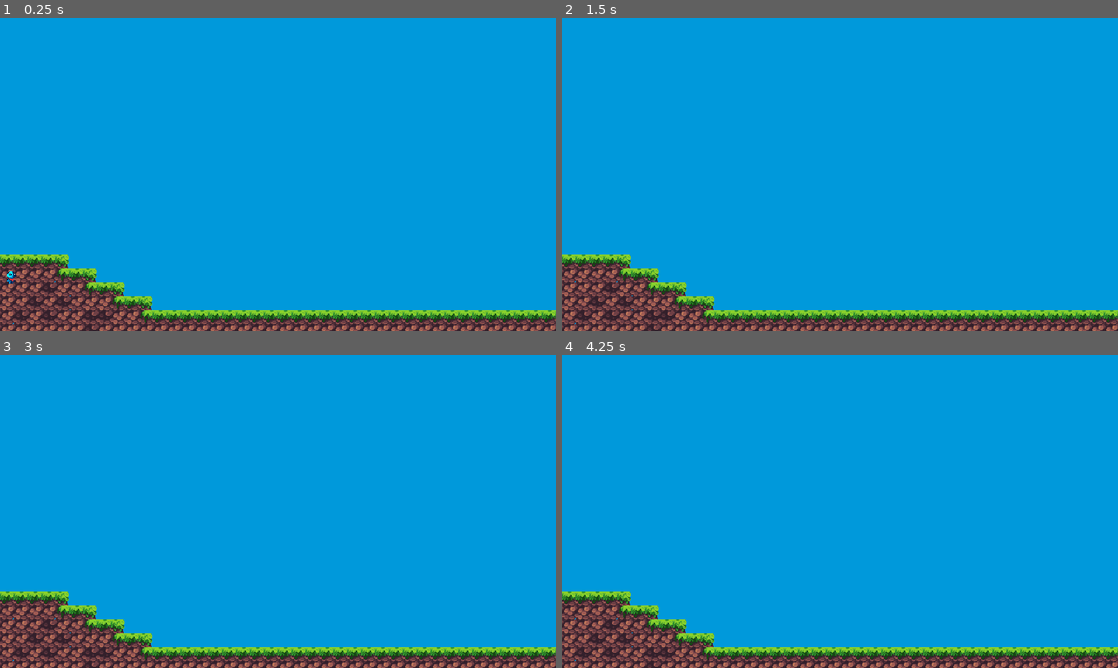
Above: before the commit, frames 1-4 (two rows, left to right).
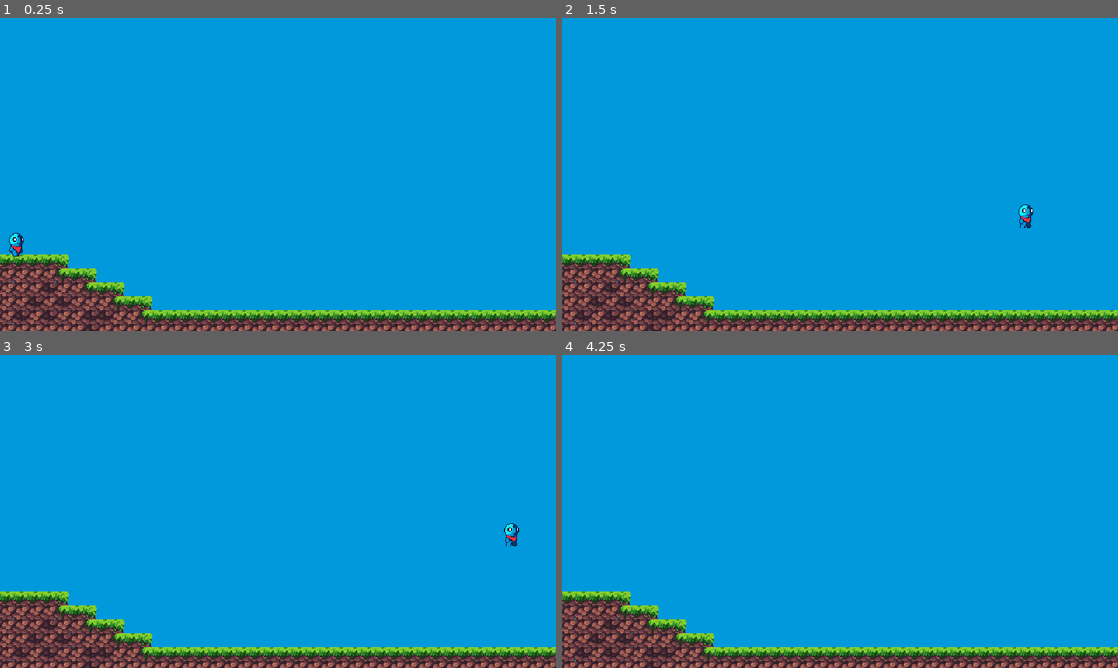
Above: after the commit, the same moments.

Repository: Adamvgren/GYARB
Game: Godot game, scene res://map.tscn
Two runs of this game, one before a commit and one after it. Both use one fixed random seed, a clock stepped at 60 frames per second and the inputs below.
Inputs:
- Up to frame 1 (0.25 s): no input
- Up to frame 2 (1.5 s): tap Enter (ui_accept) at 0.5, 0.6, 0.77, 1.07, 1.35 s; hold Right (ui_right) from 0.53 s (still down)
- Up to frame 3 (3 s): tap Enter (ui_accept) at 1.52, 1.82, 2, 2.1, 2.75, 2.85 s; release Right (ui_right) at 2.03 s; hold Left (ui_left) 2.03-2.78 s; hold Right (ui_right) from 2.78 s (still down)
- Up to frame 4 (4.25 s): keep holding Right (ui_right); tap Enter (ui_accept) at 3.02, 3.32, 3.5, 3.6, 3.77, 4.07 s

The runs differ from the first frame. In frame 1, 0.2% of the frame differs, in the area x 1-5%, y 68-85%; in frame 2, 0.1%; in frame 3, 0.1%; in frame 4, nothing differs.

Commit message:
Finished movement started on animations and statemachine. Fixed collisions

Diff:
--- a/character_body_2d.gd
+++ b/character_body_2d.gd
@@ -1,26 +1,79 @@
+extends CharacterBody2D
+
+@onready var sprite = $AnimatedSprite2D
+@onready var MAX_SPEED = 300
+@onready var GRAVITY = 1000
+@onready var ACC = 1500
+@export var JUMP = -500
+
+enum{IDLE, WALK, AIR, DEAD}
+var state = IDLE
 
 
-extends CharacterBody2D
+func _movement(delta: float, input_x: float) -> void:
+	if input_x != 0:
+		velocity.x = move_toward(velocity.x, input_x * MAX_SPEED, ACC * delta)
+	else:
+		velocity.x = move_toward(velocity.x, 0, ACC * delta)
 
-@export var SPEED := 300.0
-@export var GRAVITY := 1000.0
-@export var JUMP := -500.0
+	velocity.y += GRAVITY * delta
 
+
+func _update_direction(input_x: float) -> void:
+	if input_x > 0:
+		sprite.flip_h = false
+	elif input_x < 0:
+		sprite.flip_h = true
+
+
+####STATE MACHINE#########
 func _physics_process(delta: float) -> void:
-	# Lägg till gravitation
-	if not is_on_floor():
-		velocity.y += GRAVITY * delta
+	var input_x = Input.get_axis("ui_left", "ui_right")
 
-	# Vänster/höger rörelse
-	if Input.is_action_pressed("ui_right"):
-		velocity.x = SPEED
-	elif Input.is_action_pressed("ui_left"):
-		velocity.x = -SPEED
-	else:
-		velocity.x = 0
+	# Uppdatera riktning
+	_update_direction(input_x)
+
+	# Kör rörelse
+	_movement(delta, input_x)
 
 	# Hoppa
-	if Input.is_action_just_pressed("ui_up") and is_on_floor():
+	if Input.is_action_just_pressed("ui_accept") and is_on_floor():
 		velocity.y = JUMP
 
 	move_and_slide()
+
+
+	match state:
+		IDLE:
+			_IDLE_STATE(input_x, delta)
+		WALK:
+			_WALK_STATE(input_x, delta)
+		AIR:
+			_AIR_STATE(input_x,delta)
+	move_and_slide()
+
+
+func _IDLE_STATE(input_x, delta):
+	if Input.is_action_just_pressed("jump") and is_on_floor():
+		velocity.y = JUMP
+		state = AIR
+	if input_x != 0:
+		state = WALK
+	if not is_on_floor():
+		state = AIR
+
+func _WALK_STATE(input_x, delta):
+	if input_x == 0:
+		state = IDLE
+	if not is_on_floor():
+		state = AIR
+	if Input.is_action_just_pressed("jump") and is_on_floor():
+		velocity.y = JUMP
+		state = AIR
+
+func _AIR_STATE(input_x, delta):
+	if is_on_floor():
+		if abs(velocity.x) < 5:
+			state = IDLE
+		else:
+			state = WALK
--- a/character_body_2d.tscn
+++ b/character_body_2d.tscn
@@ -1,17 +1,70 @@
-[gd_scene load_steps=3 format=3 uid="uid://d1gfoknn2nbsq"]
+[gd_scene load_steps=11 format=3 uid="uid://d1gfoknn2nbsq"]
 
-[ext_resource type="Texture2D" uid="uid://d14auf8ef1x2h" path="res://free-pixel-art-tiny-hero-sprites/3 Dude_Monster/Dude_Monster.png" id="1_f50pn"]
+[ext_resource type="Texture2D" uid="uid://bfb8j56l2fg58" path="res://free-pixel-art-tiny-hero-sprites/3 Dude_Monster/Dude_Monster_Walk_6.png" id="1_f50pn"]
+[ext_resource type="Script" uid="uid://du4tont2d408n" path="res://character_body_2d.gd" id="1_ij6vw"]
+
+[sub_resource type="AtlasTexture" id="AtlasTexture_ij6vw"]
+atlas = ExtResource("1_f50pn")
+region = Rect2(0, 0, 32, 32)
+
+[sub_resource type="AtlasTexture" id="AtlasTexture_ghijl"]
+atlas = ExtResource("1_f50pn")
+region = Rect2(32, 0, 32, 32)
+
+[sub_resource type="AtlasTexture" id="AtlasTexture_44cfe"]
+atlas = ExtResource("1_f50pn")
+region = Rect2(64, 0, 32, 32)
+
+[sub_resource type="AtlasTexture" id="AtlasTexture_dd465"]
+atlas = ExtResource("1_f50pn")
+region = Rect2(96, 0, 32, 32)
+
+[sub_resource type="AtlasTexture" id="AtlasTexture_lhvu3"]
+atlas = ExtResource("1_f50pn")
+region = Rect2(128, 0, 32, 32)
+
+[sub_resource type="AtlasTexture" id="AtlasTexture_4sjlk"]
+atlas = ExtResource("1_f50pn")
+region = Rect2(160, 0, 32, 32)
+
+[sub_resource type="SpriteFrames" id="SpriteFrames_qp52p"]
+animations = [{
+"frames": [{
+"duration": 1.0,
+"texture": SubResource("AtlasTexture_ij6vw")
+}, {
+"duration": 1.0,
+"texture": SubResource("AtlasTexture_ghijl")
+}, {
+"duration": 1.0,
+"texture": SubResource("AtlasTexture_44cfe")
+}, {
+"duration": 1.0,
+"texture": SubResource("AtlasTexture_dd465")
+}, {
+"duration": 1.0,
+"texture": SubResource("AtlasTexture_lhvu3")
+}, {
+"duration": 1.0,
+"texture": SubResource("AtlasTexture_4sjlk")
+}],
+"loop": true,
+"name": &"default",
+"speed": 7.5
+}]
 
 [sub_resource type="CapsuleShape2D" id="CapsuleShape2D_ij6vw"]
 radius = 3.0
-height = 14.0
+height = 22.0
 
 [node name="CharacterBody2D" type="CharacterBody2D"]
+script = ExtResource("1_ij6vw")
 
-[node name="Sprite2D" type="Sprite2D" parent="."]
-position = Vector2(0, -2)
-scale = Vector2(0.57, 0.57)
-texture = ExtResource("1_f50pn")
+[node name="AnimatedSprite2D" type="AnimatedSprite2D" parent="."]
+position = Vector2(0, -3)
+sprite_frames = SubResource("SpriteFrames_qp52p")
+autoplay = "default"
+frame_progress = 0.73412
 
 [node name="CollisionShape2D" type="CollisionShape2D" parent="."]
 shape = SubResource("CapsuleShape2D_ij6vw")
--- a/map.tscn
+++ b/map.tscn
@@ -1,9 +1,8 @@
-[gd_scene load_steps=11 format=4 uid="uid://dbag31ryu88w4"]
+[gd_scene load_steps=10 format=4 uid="uid://dbag31ryu88w4"]
 
 [ext_resource type="Texture2D" uid="uid://bm0eieirvlfv3" path="res://Nature Platformer Tileset [16x16][FREE] - RottingPixels/nature-paltformer-tileset-16x16.png" id="1_c7s6e"]
 [ext_resource type="Texture2D" uid="uid://7iwluth3pe0s" path="res://Tiles/Assets/Assets.png" id="2_wijl4"]
 [ext_resource type="PackedScene" uid="uid://d1gfoknn2nbsq" path="res://character_body_2d.tscn" id="3_p5pve"]
-[ext_resource type="Script" uid="uid://du4tont2d408n" path="res://character_body_2d.gd" id="4_urblq"]
 
 [sub_resource type="TileSetAtlasSource" id="TileSetAtlasSource_c7s6e"]
 texture = ExtResource("1_c7s6e")
@@ -43,12 +42,14 @@
 2:0/0 = 0
 2:0/0/terrain_set = 0
 2:0/0/terrain = 0
+2:0/0/physics_layer_0/polygon_0/points = PackedVector2Array(-8, -8, 8, -8, 8, 8, -8, 8)
 2:0/0/terrains_peering_bit/right_side = 0
 2:0/0/terrains_peering_bit/bottom_right_corner = 0
 2:0/0/terrains_peering_bit/bottom_side = 0
 3:0/0 = 0
 3:0/0/terrain_set = 0
 3:0/0/terrain = 0
+3:0/0/physics_layer_0/polygon_0/points = PackedVector2Array(-8, -8, 8, -8, 8, 8, -8, 8)
 3:0/0/terrains_peering_bit/right_side = 0
 3:0/0/terrains_peering_bit/bottom_right_corner = 0
 3:0/0/terrains_peering_bit/bottom_side = 0
@@ -57,12 +58,14 @@
 4:0/0 = 0
 4:0/0/terrain_set = 0
 4:0/0/terrain = 0
+4:0/0/physics_layer_0/polygon_0/points = PackedVector2Array(-8, -8, 8, -8, 8, 8, -8, 8)
 4:0/0/terrains_peering_bit/bottom_side = 0
 4:0/0/terrains_peering_bit/bottom_left_corner = 0
 4:0/0/terrains_peering_bit/left_side = 0
 4:1/0 = 0
 4:1/0/terrain_set = 0
 4:1/0/terrain = 0
+4:1/0/physics_layer_0/polygon_0/points = PackedVector2Array(-8, -8, 8, -8, 8, 8, -8, 8)
 4:1/0/terrains_peering_bit/right_side = 0
 4:1/0/terrains_peering_bit/bottom_right_corner = 0
 4:1/0/terrains_peering_bit/bottom_side = 0
@@ -71,18 +74,21 @@
 5:1/0 = 0
 5:1/0/terrain_set = 0
 5:1/0/terrain = 0
+5:1/0/physics_layer_0/polygon_0/points = PackedVector2Array(-8, -8, 8, -8, 8, 8, -8, 8)
 5:1/0/terrains_peering_bit/bottom_side = 0
 5:1/0/terrains_peering_bit/bottom_left_corner = 0
 5:1/0/terrains_peering_bit/left_side = 0
 1:1/0 = 0
 1:1/0/terrain_set = 0
 1:1/0/terrain = 0
+1:1/0/physics_layer_0/polygon_0/points = PackedVector2Array(-8, -8, 8, -8, 8, 8, -8, 8)
 1:1/0/terrains_peering_bit/right_side = 0
 1:1/0/terrains_peering_bit/bottom_right_corner = 0
 1:1/0/terrains_peering_bit/bottom_side = 0
 2:1/0 = 0
 2:1/0/terrain_set = 0
 2:1/0/terrain = 0
+2:1/0/physics_layer_0/polygon_0/points = PackedVector2Array(-8, -8, 8, -8, 8, 8, -8, 8)
 2:1/0/terrains_peering_bit/right_side = 0
 2:1/0/terrains_peering_bit/bottom_right_corner = 0
 2:1/0/terrains_peering_bit/bottom_side = 0
@@ -91,6 +97,7 @@
 1:2/0 = 0
 1:2/0/terrain_set = 0
 1:2/0/terrain = 0
+1:2/0/physics_layer_0/polygon_0/points = PackedVector2Array(-8, -8, 8, -8, 8, 8, -8, 8)
 1:2/0/terrains_peering_bit/right_side = 0
 1:2/0/terrains_peering_bit/bottom_right_corner = 0
 1:2/0/terrains_peering_bit/bottom_side = 0
@@ -98,12 +105,14 @@
 1:2/0/terrains_peering_bit/top_right_corner = 0
 1:3/0 = 0
 1:3/0/terrain_set = 0
+1:3/0/physics_layer_0/polygon_0/points = PackedVector2Array(-8, -8, 8, -8, 8, 8, -8, 8)
 1:3/0/terrains_peering_bit/right_side = 0
 1:3/0/terrains_peering_bit/top_side = 0
 1:3/0/terrains_peering_bit/top_right_corner = 0
 2:3/0 = 0
 2:3/0/terrain_set = 0
 2:3/0/terrain = 0
+2:3/0/physics_layer_0/polygon_0/points = PackedVector2Array(-8, -8, 8, -8, 8, 8, -8, 8)
 2:3/0/terrains_peering_bit/right_side = 0
 2:3/0/terrains_peering_bit/bottom_right_corner = 0
 2:3/0/terrains_peering_bit/bottom_side = 0
@@ -115,6 +124,7 @@
 2:2/0 = 0
 2:2/0/terrain_set = 0
 2:2/0/terrain = 0
+2:2/0/physics_layer_0/polygon_0/points = PackedVector2Array(-8, -8, 8, -8, 8, 8, -8, 8)
 2:2/0/terrains_peering_bit/right_side = 0
 2:2/0/terrains_peering_bit/bottom_right_corner = 0
 2:2/0/terrains_peering_bit/bottom_side = 0
@@ -126,6 +136,7 @@
 3:1/0 = 0
 3:1/0/terrain_set = 0
 3:1/0/terrain = 0
+3:1/0/physics_layer_0/polygon_0/points = PackedVector2Array(-8, -8, 8, -8, 8, 8, -8, 8)
 3:1/0/terrains_peering_bit/right_side = 0
 3:1/0/terrains_peering_bit/bottom_right_corner = 0
 3:1/0/terrains_peering_bit/bottom_side = 0
@@ -137,6 +148,7 @@
 4:2/0 = 0
 4:2/0/terrain_set = 0
 4:2/0/terrain = 0
+4:2/0/physics_layer_0/polygon_0/points = PackedVector2Array(-8, -8, 8, -8, 8, 8, -8, 8)
 4:2/0/terrains_peering_bit/right_side = 0
 4:2/0/terrains_peering_bit/bottom_right_corner = 0
 4:2/0/terrains_peering_bit/bottom_side = 0
@@ -148,6 +160,7 @@
 5:2/0 = 0
 5:2/0/terrain_set = 0
 5:2/0/terrain = 0
+5:2/0/physics_layer_0/polygon_0/points = PackedVector2Array(-8, -8, 8, -8, 8, 8, -8, 8)
 5:2/0/terrains_peering_bit/bottom_side = 0
 5:2/0/terrains_peering_bit/bottom_left_corner = 0
 5:2/0/terrains_peering_bit/left_side = 0
@@ -155,12 +168,14 @@
 5:2/0/terrains_peering_bit/top_side = 0
 5:3/0 = 0
 5:3/0/terrain_set = 0
+5:3/0/physics_layer_0/polygon_0/points = PackedVector2Array(-8, -8, 8, -8, 8, 8, -8, 8)
 5:3/0/terrains_peering_bit/left_side = 0
 5:3/0/terrains_peering_bit/top_left_corner = 0
 5:3/0/terrains_peering_bit/top_side = 0
 4:3/0 = 0
 4:3/0/terrain_set = 0
 4:3/0/terrain = 0
+4:3/0/physics_layer_0/polygon_0/points = PackedVector2Array(-8, -8, 8, -8, 8, 8, -8, 8)
 4:3/0/terrains_peering_bit/right_side = 0
 4:3/0/terrains_peering_bit/bottom_right_corner = 0
 4:3/0/terrains_peering_bit/bottom_side = 0
@@ -172,6 +187,7 @@
 3:3/0 = 0
 3:3/0/terrain_set = 0
 3:3/0/terrain = 0
+3:3/0/physics_layer_0/polygon_0/points = PackedVector2Array(-8, -8, 8, -8, 8, 8, -8, 8)
 3:3/0/terrains_peering_bit/right_side = 0
 3:3/0/terrains_peering_bit/bottom_right_corner = 0
 3:3/0/terrains_peering_bit/bottom_side = 0
@@ -183,6 +199,7 @@
 3:4/0 = 0
 3:4/0/terrain_set = 0
 3:4/0/terrain = 0
+3:4/0/physics_layer_0/polygon_0/points = PackedVector2Array(-8, -8, 8, -8, 8, 8, -8, 8)
 3:4/0/terrains_peering_bit/right_side = 0
 3:4/0/terrains_peering_bit/left_side = 0
 3:4/0/terrains_peering_bit/top_left_corner = 0
@@ -190,17 +207,20 @@
 3:4/0/terrains_peering_bit/top_right_corner = 0
 2:4/0 = 0
 2:4/0/terrain_set = 0
+2:4/0/physics_layer_0/polygon_0/points = PackedVector2Array(-8, -8, 8, -8, 8, 8, -8, 8)
 2:4/0/terrains_peering_bit/right_side = 0
 2:4/0/terrains_peering_bit/top_side = 0
 2:4/0/terrains_peering_bit/top_right_corner = 0
 4:4/0 = 0
 4:4/0/terrain_set = 0
+4:4/0/physics_layer_0/polygon_0/points = PackedVector2Array(-8, -8, 8, -8, 8, 8, -8, 8)
 4:4/0/terrains_peering_bit/left_side = 0
 4:4/0/terrains_peering_bit/top_left_corner = 0
 4:4/0/terrains_peering_bit/top_side = 0
 3:2/0 = 0
 3:2/0/terrain_set = 0
 3:2/0/terrain = 0
+3:2/0/physics_layer_0/polygon_0/points = PackedVector2Array(-8, -8, 8, -8, 8, 8, -8, 8)
 3:2/0/terrains_peering_bit/right_side = 0
 3:2/0/terrains_peering_bit/bottom_right_corner = 0
 3:2/0/terrains_peering_bit/bottom_side = 0
@@ -335,5 +355,4 @@
 tile_set = SubResource("TileSet_urblq")
 
 [node name="CharacterBody2D" parent="." instance=ExtResource("3_p5pve")]
-position = Vector2(13, 265)
-script = ExtResource("4_urblq")
+position = Vector2(19, 260)
--- a/project.godot
+++ b/project.godot
@@ -32,7 +32,8 @@
 "events": [Object(InputEventKey,"resource_local_to_scene":false,"resource_name":"","device":0,"window_id":0,"alt_presse …(194 unchanged characters)…
 , Object(InputEventJoypadButton,"resource_local_to_scene":false,"resource_name":"","device":0,"button_index":13,"pressure":0.0,"pressed":false,"script":null)
 , Object(InputEventJoypadMotion,"resource_local_to_scene":false,"resource_name":"","device":0,"axis":0,"axis_value":-1.0,"script":null)
-, null]
+, null, Object(InputEventKey,"resource_local_to_scene":false,"resource_name":"","device":0,"window_id":0,"alt_pressed":false,"shift_pressed":false,"ctrl_pressed":false,"meta_pressed":false,"pressed":false,"keycode":0,"physical_keycode":65,"key_label":0,"unicode":0,"location":0,"echo":false,"script":null)
+]
 }
 ui_right={
 "deadzone": 0.5,
@@ -44,11 +45,10 @@
 }
 ui_up={
 "deadzone": 0.5,
-"events": [Object(InputEventKey,"resource_local_to_scene":fa …(118 unchanged characters)… ressed":false,"pressed":false,"keycode":4194320,"physical_keycode":0,"key_label":0,"unicode":0,"location":0,"echo":false,"script":null)
+"events": [Object(InputEventKey,"resource_local_to_scene":fa …(118 unchanged characters)… ressed":false,"pressed":false,"keycode":32,"physical_keycode":0,"key_label":0,"unicode":0,"location":0,"echo":false,"script":null)
 , Object(InputEventJoypadButton,"resource_local_to_scene":false,"resource_name":"","device":0,"button_index":11,"pressure":0.0,"pressed":false,"script":null)
 , Object(InputEventJoypadMotion,"resource_local_to_scene":false,"resource_name":"","device":0,"axis":1,"axis_value":-1.0,"script":null)
-, Object(InputEventKey,"resource_local_to_scene":false,"resource_name":"","device":0,"window_id":0,"alt_pressed":false,"shift_pressed":false,"ctrl_pressed":false,"meta_pressed":false,"pressed":false,"keycode":0,"physical_keycode":87,"key_label":0,"unicode":0,"location":0,"echo":false,"script":null)
-]
+, null]
 }
 ui_down={
 "deadzone": 0.5,
@@ -57,6 +57,10 @@
 , Object(InputEventJoypadMotion,"resource_local_to_scene":false,"resource_name":"","device":0,"axis":1,"axis_value":1.0,"script":null)
 , null]
 }
+"Vänster"={
+"deadzone": 0.2,
+"events": []
+}
 
 [rendering]
 
